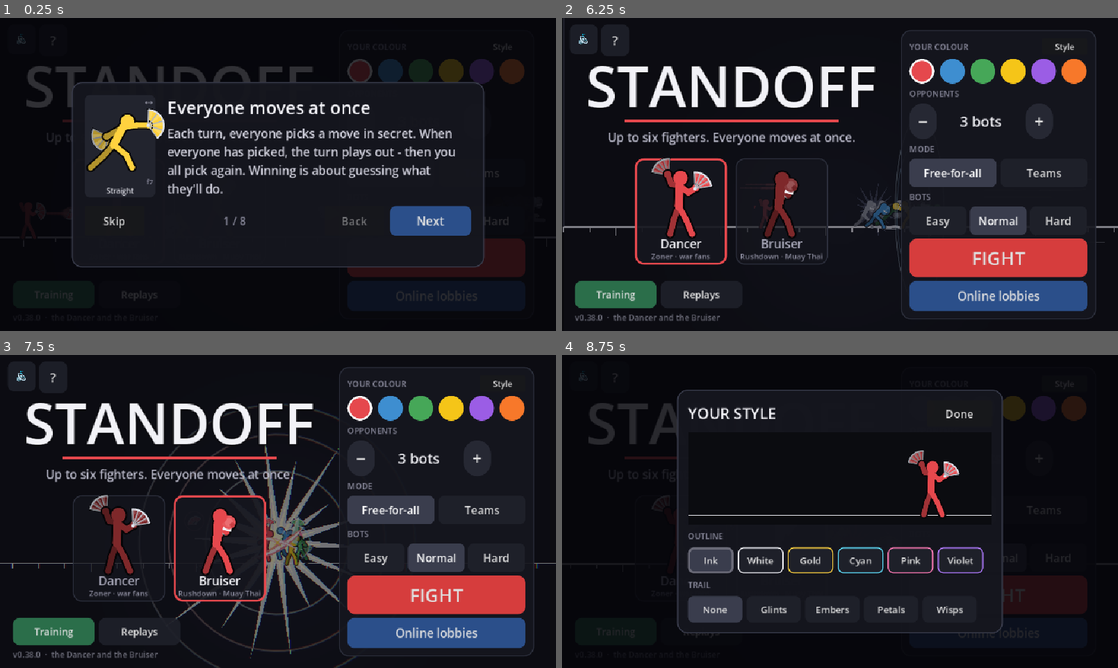
Above: before the commit, frames 1-4 (two rows, left to right).
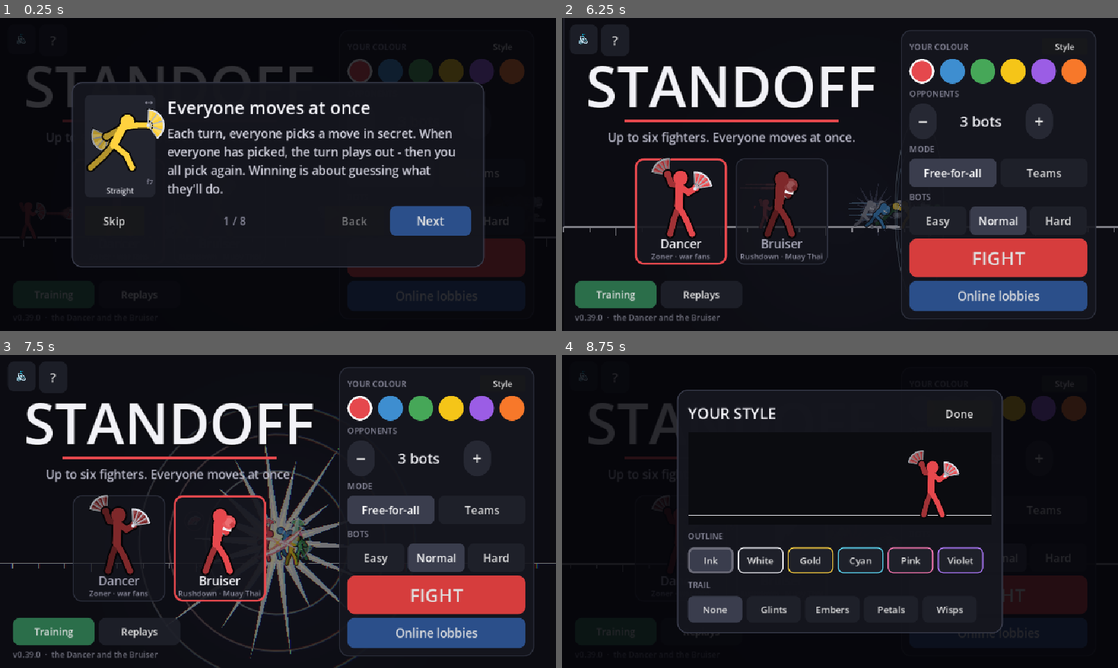
Above: after the commit, the same moments.

Repository: Veriduim/standoff
Game: Godot game, scene res://scenes/main.tscn
Same seed, same stepped clock (60 frames per second), same inputs: the game is played once before the commit and once after it.
Inputs (mouse positions are in pixels of both pictures, inside the frame that each line leads up to):
- Up to frame 1 (0.25 s): no input
- Up to frame 2 (6.25 s): click "Easy" at 0.5 s; click "Easy" at 1.25 s; click "Normal" at 2 s; click "Normal" at 2.75 s; click "Replays" at 3.5 s; click "Replays" at 4.25 s; click "Replays" at 5 s; click "Skip" at 5.75 s
- Up to frame 3 (7.5 s): click (116, 549) at 6.5 s; click (222, 549) at 7.25 s
- Up to frame 4 (8.75 s): click "Style" at 8 s

The runs differ from the first frame. In frame 2, less than 0.1% of the frame differs, in the area x 5-98%, y 58-97%; in frame 3, less than 0.1%; in frame 4, less than 0.1%.

Commit message:
0.39.0: a fling's streaks trail behind the impact - the momentum of his strike (Timmy 20 Oct 15:21 "Put them behind the impact to try and show the momentum of his punch?")
- The Haymaker's (and Teep's, Roundhouse's, Clinch Elbow's, Bull Rush's - one shared fling effect) streaks no longer
  fly off across the screen the way she goes: nine momentum lines in his colour trail behind the impact, back toward
  him - long wedges, thick at the impact end, easing on into it; over the starburst, under the fighters; sized by the
  fighters (15:10: only where the move reaches).

Co-Authored-By: Claude Opus 5.5 <noreply@anthropic.com>
Claude-Session: https://claude.ai/code/session_019cpLLa1bA2ND22yfhrkoYF

Diff:
--- a/project.godot
+++ b/project.godot
@@ -11,7 +11,7 @@
 [application]
 
 config/name="Standoff"
-config/version="0.38.0"
+config/version="0.39.0"
 config/icon="res://assets/icon.png"
 run/main_scene="res://scenes/main.tscn"
 config/features=PackedStringArray("4.7", "GL Compatibility")
--- a/scripts/tests/ui_test.gd
+++ b/scripts/tests/ui_test.gd
@@ -846,6 +846,13 @@
 	var debris := fx2.parts.filter(func(p: Dictionary) -> bool: return str(p["k"]) == "chip" and p.has("scr")).size()
 	_check("no words or numbers on the stage (%d) and no push-in on big hits; a wall splat throws %d big chunks off the "
 			% [words, debris] + "wall (YOMI's wall slam)", words == 0 and debris >= 30 and fx2.get("punch") == null)
+	fx2.parts.clear()
+	fx2.on_event("fling", Vector2(0.0, -80.0), 1.0, 0, Color.RED, 1, Color.BLUE, false, 10)   # (his strike going right)
+	var behind := fx2.parts.filter(func(p: Dictionary) -> bool: return str(p["k"]) == "mline")
+	var trail_ok := not behind.is_empty() and behind.all(func(p: Dictionary) -> bool:
+		return (p["p"] as Vector2).x < 0.0 and not p.has("scr") and (p["v"] as Vector2).x > 0.0)
+	_check("a fling's streaks trail behind the impact, on his side, his strike's momentum (15:21) - fighter-sized, not "
+			+ "across the screen (%d)" % behind.size(), trail_ok)
 
 
 ## Every character past plain ASCII inside the game's strings (as tools/icon_fonts.py scans: comments aren't shown).
--- a/scripts/ui/fx.gd
+++ b/scripts/ui/fx.gd
@@ -136,13 +136,18 @@
 		"whiff":   # (a Whiff Cancel: a quick white ring off them)
 			_add("shock", at, Vector2.ZERO, 0.18, Color.WHITE, 46.0)
 		# the Bruiser (05:27 "his effects of slapping an enemy accross map" - the Nakmuay mod, studied; our own drawing)
-		"fling":   # (a big hit sending them off: a tall ring of air bursting out the way they fly, wind streaks, cracks)
+		"fling":   # (a big hit sending them off: a tall ring of air bursting out the way they fly, cracks - and streaks
+			# trailing BEHIND the impact, the momentum of his strike (15:21 "Put them behind the impact to try and show the
+			# momentum of his punch" - they used to fly off across the screen the way she went; sized by the fighters,
+			# 15:10: only where the move reaches))
 			_add_scr("boom", at + Vector2(face * 10.0, 0.0), Vector2.ZERO, 0.48, by.lightened(0.7), 0.36, 0.0, face)
 			_add_scr("boom", at + Vector2(face * 34.0, 0.0), Vector2.ZERO, 0.4, by.lightened(0.45), 0.24, 0.0, face)
-			for i in 14:   # (streaks of wind across the screen the way they're sent - screen-sized, 14:09)
-				var off := Vector2(_rng.randf_range(-0.03, 0.03), _rng.randf_range(-0.16, 0.16)) * band / maxf(view_zoom, 0.05)
-				_add_scr("hwind", at + off, Vector2(face * _rng.randf_range(1800.0, 2800.0), 0.0), _rng.randf_range(0.26, 0.4),
-						Color("#eef4ff"), _rng.randf_range(0.2, 0.42))
+			for i in 9:   # (momentum lines in his colour: each thick by the impact, thinning back toward him, easing on
+				# into it - over the starburst, under the fighters)
+				var off := Vector2(-face * _rng.randf_range(4.0, 34.0), _rng.randf_range(-36.0, 36.0))
+				_add("mline", at + off, Vector2(face * _rng.randf_range(120.0, 320.0), 0.0), _rng.randf_range(0.26, 0.38),
+						by.lightened(0.35), _rng.randf_range(80.0, 170.0), face)
+				parts[-1]["w"] = 0.0
 			if at.y > -140.0:
 				_add("crack", Vector2(at.x, 0.0), Vector2.ZERO, 1.4, Color("#c9ccd8"), 120.0, face)
 			splash(0.45, at)
@@ -626,7 +631,7 @@
 		var k := str(p["k"])
 		if float(p["age"]) < 0.0:   # (not started yet - a delayed part)
 			continue
-		if k in ["bubble", "floorring", "ribbon", "crack", "spikes", "bigstar", "puff"]:
+		if k in ["bubble", "floorring", "ribbon", "crack", "spikes", "bigstar", "puff", "mline"]:
 			_draw_back_part(st, p)
 			continue
 		if k != "ink":
@@ -658,6 +663,13 @@
 	var at := st.w2s(p["p"])
 	var z := band if p.has("scr") else st.zoom   # (a screen-sized part: its size is a share of the band)
 	match str(p["k"]):
+		"mline":   # (a momentum line behind a big strike: a long wedge, thick at the impact end, thin back toward him)
+			var ln := float(p["s"]) * z * (1.0 - 0.45 * t)
+			var wd := maxf(2.0, 7.0 * z) * (1.0 - 0.6 * t)
+			var back := Vector2(-float(p["x"]), 0.0)
+			c.a = 0.95 * (1.0 - t * t)
+			st.draw_colored_polygon(PackedVector2Array([at + Vector2(0.0, -wd / 2.0), at + Vector2(0.0, wd / 2.0),
+					at + back * ln]), c)
 		"puff":   # (smoke behind knockback: a soft grey puff swelling and thinning)
 			c.a = 0.42 * (1.0 - t) * (1.0 - t)
 			st.draw_circle(at, float(p["s"]) * z * (0.6 + 0.9 * t), c, true, -1.0, true)
@@ -762,7 +774,7 @@
 		var c: Color = p["c"]
 		var s := float(p["s"]) * (band if p.has("scr") else z)   # (screen-sized parts: a share of the band)
 		match str(p["k"]):
-			"ink", "bubble", "floorring", "ribbon", "crack", "spikes", "bigstar", "puff":   # (behind the fighters - draw_back)
+			"ink", "bubble", "floorring", "ribbon", "crack", "spikes", "bigstar", "puff", "mline":   # (behind the fighters - draw_back)
 				pass
 			"wring":   # (a wide thin ring opening out round a big moment; x = how strong)
 				var e := 1.0 - pow(1.0 - t, 2.0)
--- a/scripts/version.gd
+++ b/scripts/version.gd
@@ -2,4 +2,4 @@
 extends RefCounted
 ## The game's version - the home screen shows it, and lobbies list it (only the same version can play together).
 
-const TAG := "0.38.0"
+const TAG := "0.39.0"
Not shown, changed: export_presets.cfg
Not shown, changed: docs/plan.md
